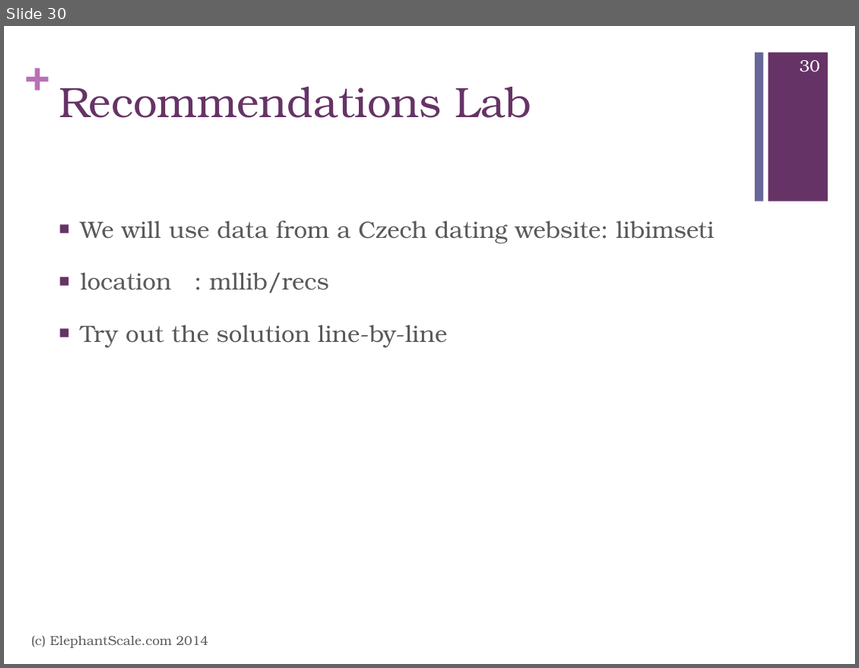
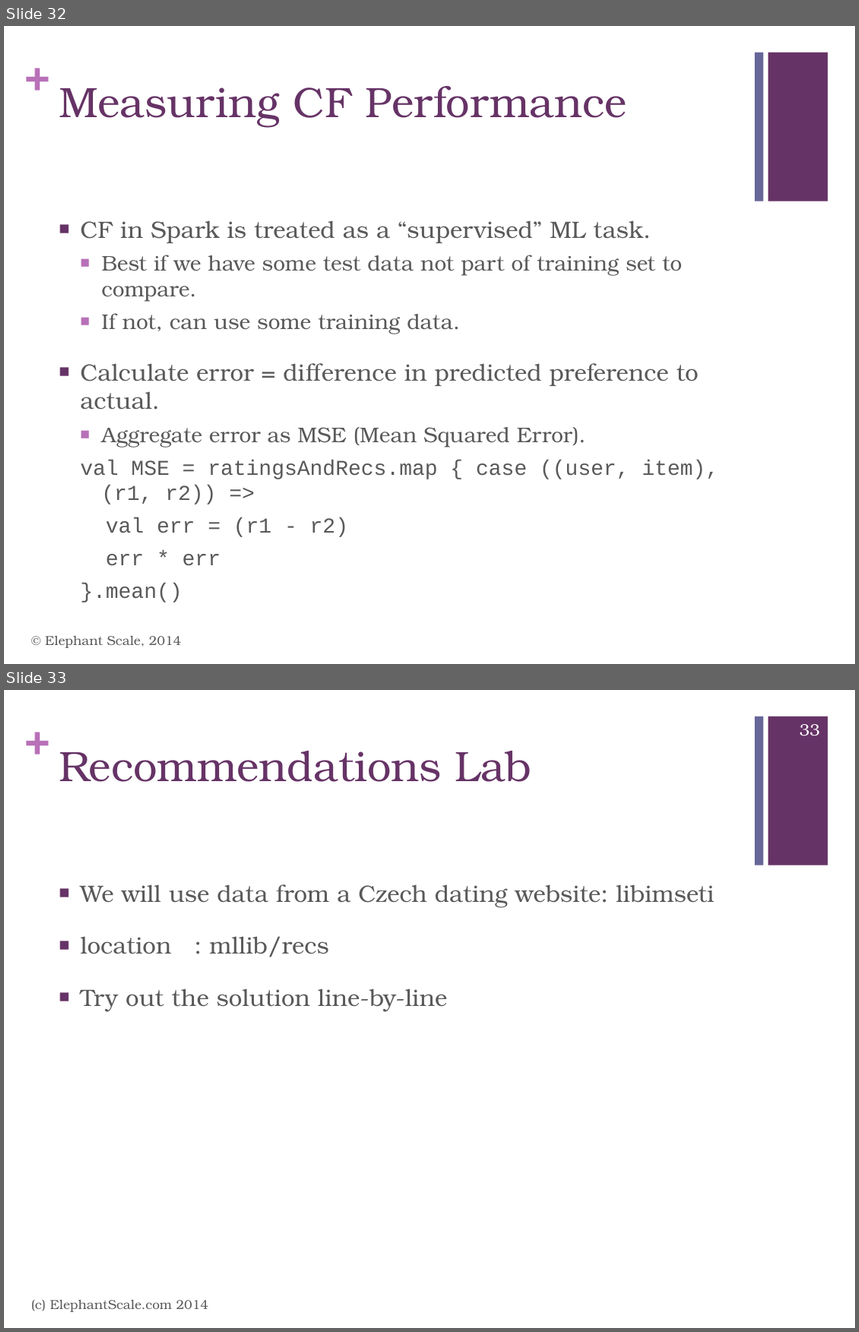
Before and after one commit to mattvinks/spark-labs, a slide deck: slides/MLLib.pptx. Shown one above the other, each under a label of ours: slide 30 before the commit, slides 32 and 33 after it. The pictures are 859x668 and 859x1332 pixels, drawn with LibreOffice and Linux fonts; fonts in the diff are those of the drawing. Boxes give left, top, right and bottom in pixels: in the first picture for what was removed or moved away, otherwise in the second. Text is boxed around its words. In the diff, an @@ line names an element or a change of style, - is before the commit and + after.

```diff
--- a/slides/MLLib.pptx
+++ b/slides/MLLib.pptx
@@ slide 32 added at (x1=4, y1=26, x2=855, y2=664), background #FFFFFF; not listed: 3 template elements that a slide beside it also shows @@
@@ title added at (x1=59, y1=86, x2=627, y2=128), 36 pt, text #663366 @@
+Measuring CF Performance
@@ text added at (x1=80, y1=221, x2=719, y2=603), 18 pt, text #595959 @@
+■ CF in Spark is treated as a “supervised” ML task.
+  ■ Best if we have some test data not part of training set to compare.
+  ■ If not, can use some training data.
+■ Calculate error = difference in predicted preference to actual.
+  ■ Aggregate error as MSE (Mean Squared Error).
+  val MSE = ratingsAndRecs.map { case ((user, item), (r1, r2)) =>
+  val err = (r1 - r2)
+  err * err
+  }.mean()
@@ text added at (x1=45, y1=636, x2=182, y2=648), 11 pt, text #595959 @@
+© Elephant Scale, 2014
@@ what was slide 30 is now slide 33 @@
@@ page number at (x1=800, y1=724, x2=820, y2=736): text changed @@
-30
+33
```
Also in this commit, not shown: 8 slides changed, 5 other slides added.
